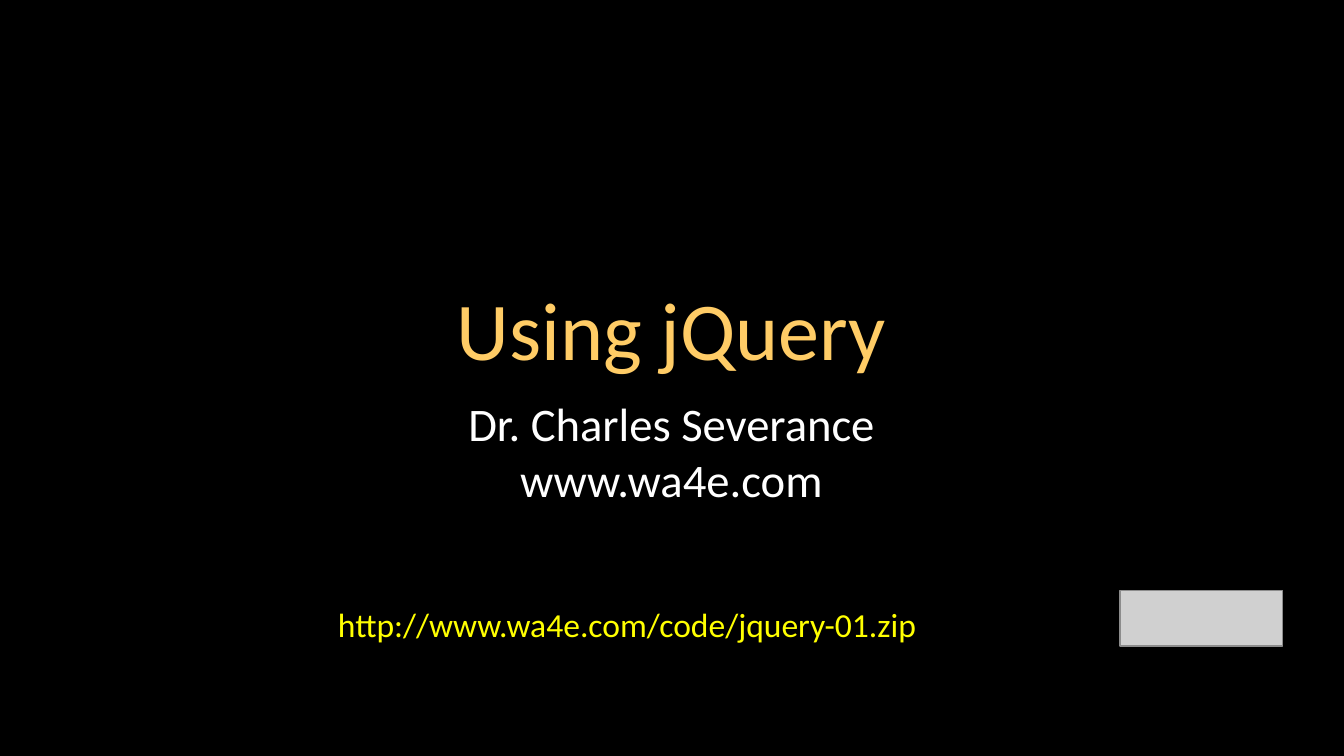
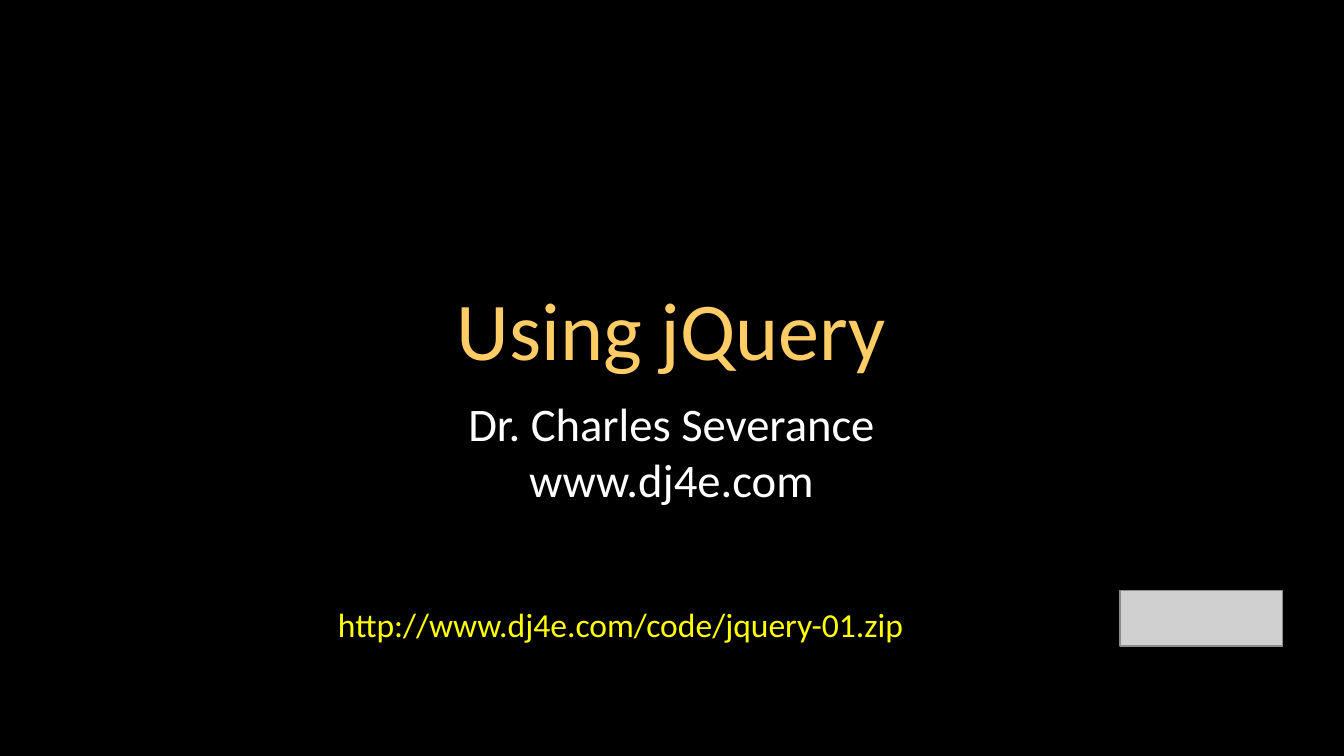
Before and after one commit to csev/dj4e, a slide deck: slide 1 of lectures/JS-03-JQuery.ppt. Drawn at 1344x756 pixels with LibreOffice and Linux fonts; fonts in the diff are those of the drawing; grey boxes stand for pictures. Boxes give left, top, right and bottom in pixels: in the first picture for what was removed or moved away, otherwise in the second. Text is boxed around its words. In the diff, an @@ line names an element or a change of style, - is before the commit and + after.

```diff
--- a/lectures/JS-03-JQuery.ppt
+++ b/lectures/JS-03-JQuery.ppt
@@ text at box(529, 464, 813, 505): text changed @@
-www.wa4e.com
+www.dj4e.com
@@ text at box(338, 613, 903, 643): text changed @@
-http://www.wa4e.com/code/jquery-01.zip
+http://www.dj4e.com/code/jquery-01.zip
```
Also in this commit, not shown: 1 other slide changed, 2 slides removed, 18 other files.
